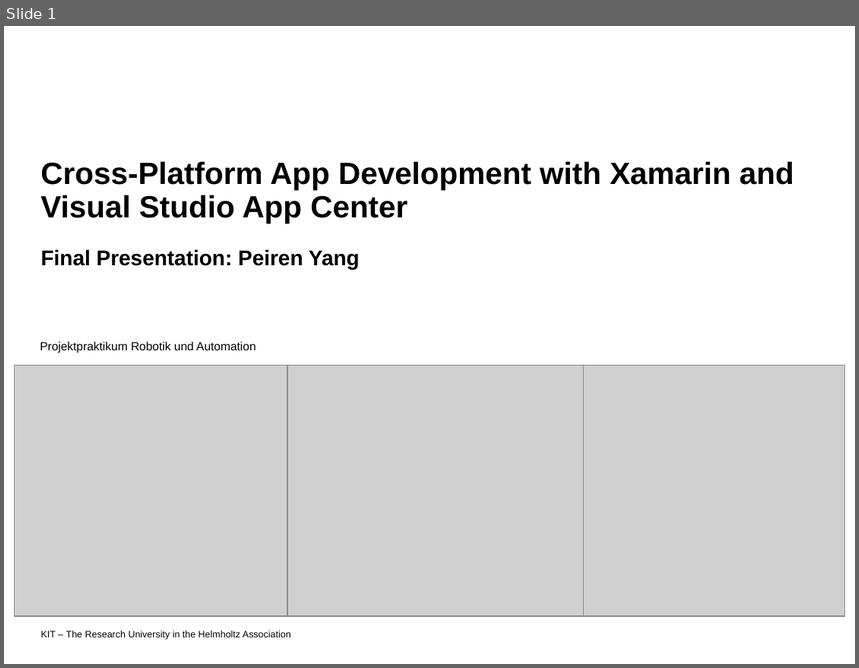
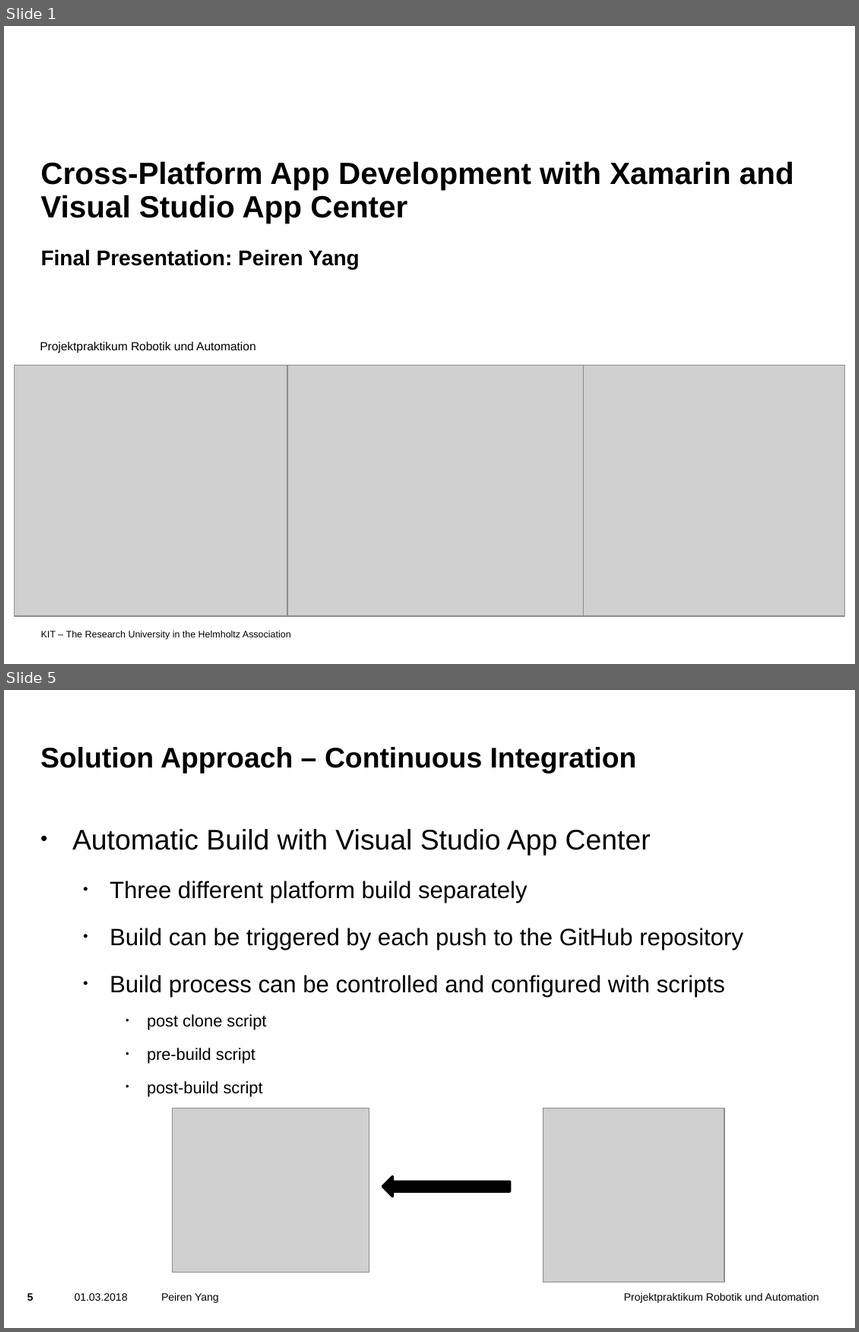
Before and after one commit to yangpeiren/SimpleCalculator, a slide deck: SimpleCalculator/doc/Cross-Platform App Development with Xamarin and Visual Studio App Center.pptx. Shown one above the other, each under a label of ours: slide 1 before the commit, slides 1 and 5 after it; the slides between them are not shown. The pictures are 859x668 and 859x1332 pixels, drawn with LibreOffice and Linux fonts; fonts in the diff are those of the drawing; grey boxes stand for pictures; background and template pictures are left out. Boxes give left, top, right and bottom in pixels: in the first picture for what was removed or moved away, otherwise in the second. Text is boxed around its words. In the diff, an @@ line names an element or a change of style, - is before the commit and + after.

```diff
--- a/SimpleCalculator/doc/Cross-Platform App Development with Xamarin and Visual Studio App Center.pptx
+++ b/SimpleCalculator/doc/Cross-Platform App Development with Xamarin and Visual Studio App Center.pptx
@@ slide 5 added at (4,690,855,1328), background picture (left out) @@
@@ title added at (40,747,637,773), 24 pt, text #000000, bold @@
+Solution Approach – Continuous Integration
@@ text added at (72,829,743,1097), 20 pt, text #000000 @@
+• Automatic Build with Visual Studio App Center
+  • Three different platform build separately
+  • Build can be triggered by each push to the GitHub repository
+  • Build process can be controlled and configured with scripts
+    • post clone script
+    • pre-build script
+    • post-build script
@@ picture added at (173,1109,369,1273) @@
@@ picture added at (544,1109,725,1283) @@
@@ left arrow added at (382,1177,510,1198), fill #000000, outline #000000 2 pt @@
@@ page number added at (28,1293,34,1301), 9 pt, text #000000, bold @@
+5
@@ text added at (75,1293,128,1301), 9 pt, text #000000 @@
+01.03.2018
@@ text added at (161,1293,219,1303), 9 pt, text #000000 @@
+Peiren Yang
@@ text added at (624,1293,819,1303), 9 pt, text #000000 @@
+Projektpraktikum Robotik und Automation
```
Also in this commit, not shown: 2 slides changed, 13 other slides added, 14 slides removed.
